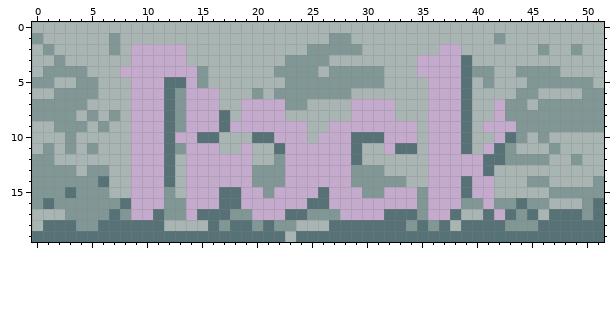
One commit to this pixel-art file: pixula/Sprites/Rock.aseprite. The picture above was drawn from the file before the commit.
52x20 pixels, 1 frame.
After:
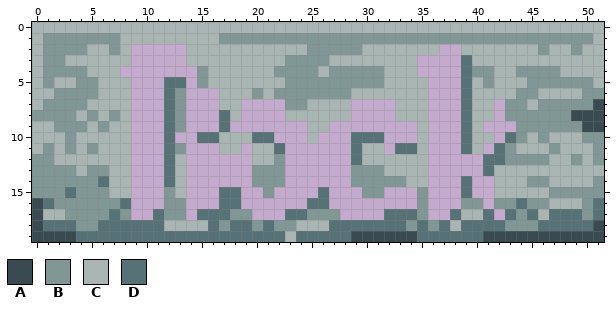
Palette (. is transparent): A #394a50  B #819796  C #a8b5b2  D #577277
From old to new:
Changed rows in their new state; - is an unchanged pixel.
first column x 0:
 1 CBBBBBB----------BBBBBBBBBB--BBBBBBBBBBBBB-BBBBBBBB-
 2 --BBB-----------------------------------------------
 3 -B--------------------------------------------------
 5 C---------------------------------------------------
 7 C--------------------------------------------------A
 8 -------------------------------------------------AAA
 9 --------------------------------------------------AA
10 --------------------------------------------------BB
11 ---------------------------------------------------B
12 ---------------------------------------------------B
first column x 0:
16 A---------------------------------------------------
17 A---------------------------------------------------
18 A--------------------------------------------------A
19 AAAA-------------------------AAAAAA------AAAAAAAAAAA
